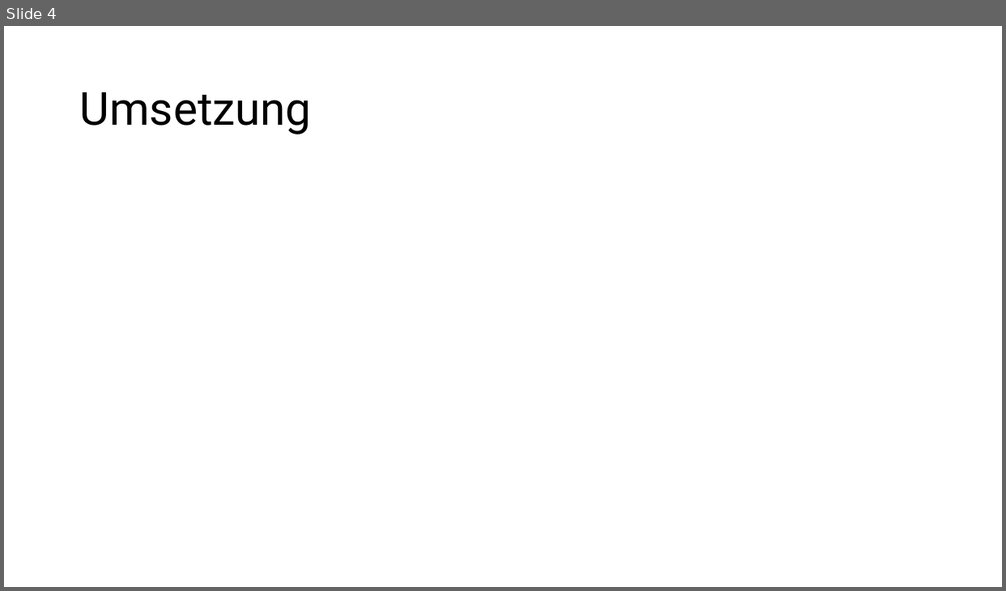
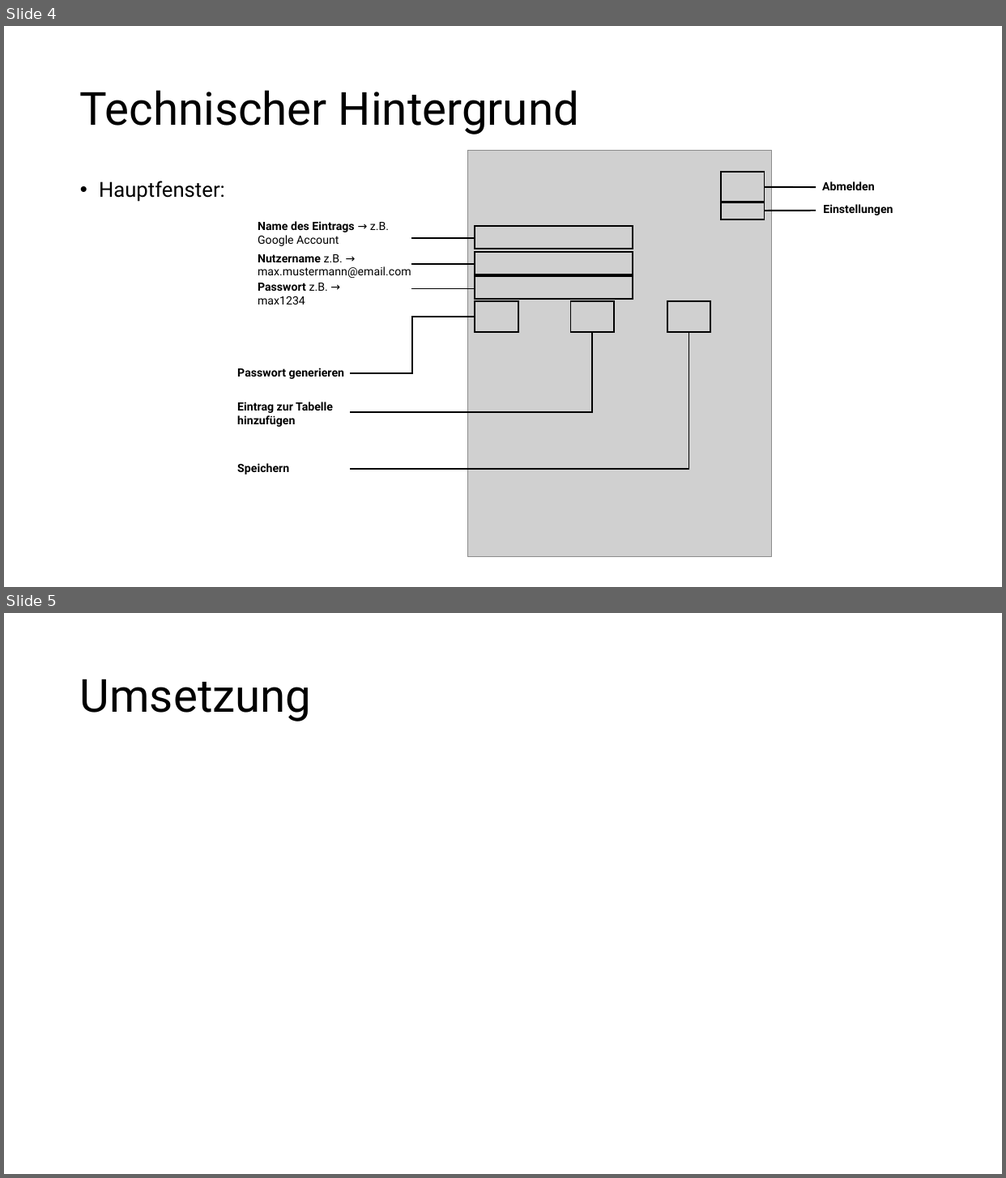
Before and after one commit to NykyTV/PasswortManager, a slide deck: pp/Presentation.pptx. Shown one above the other, each under a label of ours: slide 4 before the commit, slides 4 and 5 after it. The pictures are 1006x591 and 1006x1178 pixels, drawn with LibreOffice and Linux fonts; fonts in the diff are those of the drawing; grey boxes stand for pictures. Boxes give left, top, right and bottom in pixels: in the first picture for what was removed or moved away, otherwise in the second. Text is boxed around its words. In the diff, an @@ line names an element or a change of style, - is before the commit and + after.

```diff
--- a/pp/Presentation.pptx
+++ b/pp/Presentation.pptx
@@ slide 4 added at box(4, 26, 1002, 587), background #FFFFFF @@
@@ title added at box(80, 90, 579, 135), 44 pt, text #000000 @@
+Technischer Hintergrund
@@ picture added at box(468, 150, 772, 557) @@
@@ text added at box(99, 181, 225, 202), 20 pt, text #000000 @@
+• Hauptfenster:
@@ rectangle added at box(720, 172, 764, 203), outline #000000 1.5 pt @@
@@ line added from (765, 187) to (816, 187), #000000 1.5 pt @@
@@ text added at box(822, 182, 875, 190), 11 pt, text #000000, bold @@
+Abmelden
@@ rectangle added at box(720, 202, 764, 220), outline #000000 1.5 pt @@
@@ line added from (765, 211) to (816, 211), #000000 1.5 pt @@
@@ text added at box(823, 204, 893, 216), 11 pt, text #000000, bold @@
+Einstellungen
@@ text added at box(258, 221, 389, 246), 11 pt, text #000000 @@
+Name des Eintrags → z.B.
+Google Account
@@ line added from (411, 238) to (475, 238), #000000 1.5 pt @@
@@ rectangle added at box(475, 227, 632, 249), outline #000000 1.5 pt @@
@@ text added at box(258, 254, 411, 278), 11 pt, text #000000 @@
+Nutzername z.B. →
+max.mustermann@email.com
@@ line added from (411, 264) to (475, 264), #000000 1.5 pt @@
@@ rectangle added at box(475, 252, 632, 275), outline #000000 1.5 pt @@
@@ text added at box(258, 283, 328, 305), 11 pt, text #000000 @@
+Passwort z.B. →
+max1234
@@ line added from (411, 288) to (475, 288), #000000 1.5 pt @@
@@ rectangle added at box(475, 277, 632, 299), outline #000000 1.5 pt @@
@@ rectangle added at box(475, 301, 518, 332), outline #000000 1.5 pt @@
@@ rectangle added at box(571, 301, 614, 332), outline #000000 1.5 pt @@
@@ rectangle added at box(667, 301, 710, 332), outline #000000 1.5 pt @@
@@ elbow line added from (475, 318) to (350, 373), #000000 1.5 pt @@
@@ elbow line added from (592, 332) to (350, 413), #000000 1.5 pt @@
@@ elbow line added from (689, 332) to (350, 469), #000000 1.5 pt @@
@@ text added at box(237, 368, 344, 379), 11 pt, text #000000, bold @@
+Passwort generieren
@@ text added at box(237, 402, 333, 427), 11 pt, text #000000, bold @@
+Eintrag zur Tabelle hinzufügen
@@ text added at box(237, 463, 289, 475), 11 pt, text #000000, bold @@
+Speichern
@@ what was slide 4 is now slide 5 @@
```
Also in this commit, not shown: 1 slide changed.
